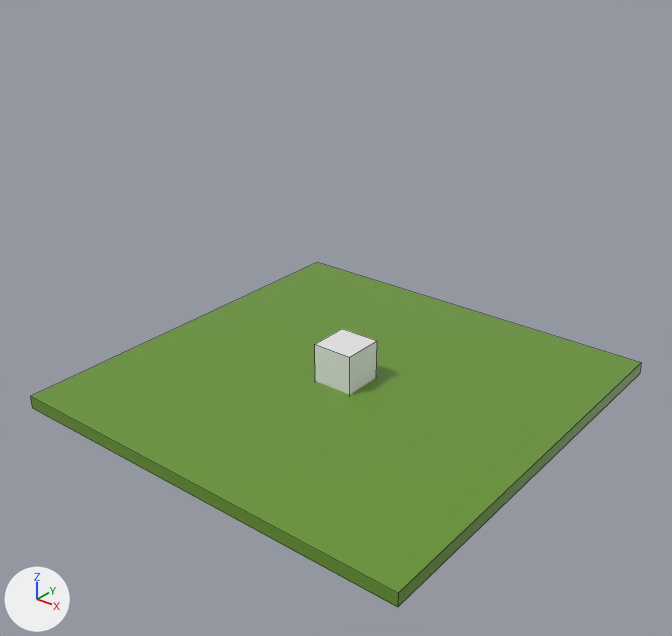
A saved change to the Blender file Assets/Models/PizzaDelivery.blend.
Before and after are seen from a 50 mm camera at (23.0, -29.5, 21.6) aimed at (0.5, -1.4, 4.1). Arrows for +X, +Y and +Z are at lower left; the lights stay in place. Mesh edges are drawn as thin lines.
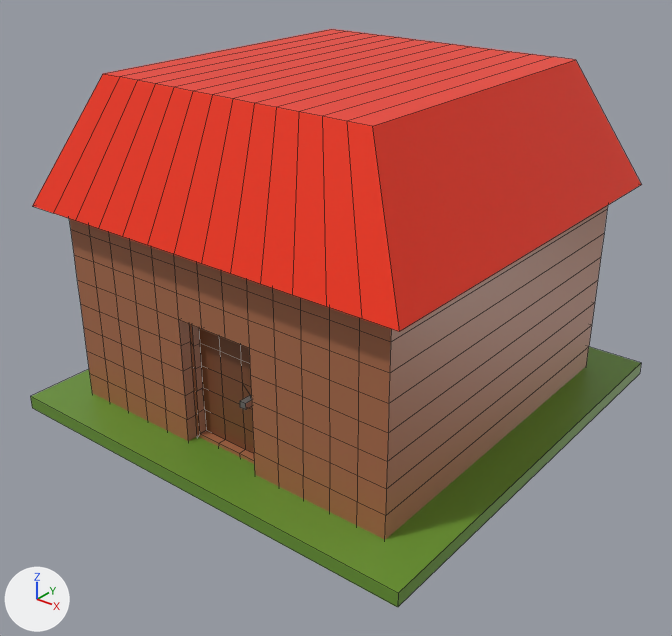
Changed parts and their boxes (x1, y1, x2, y2) in the pictures (672 x 636 px):
'House', added (red)
    after: (33, 29, 642, 539)
'Cube.001', deleted
    before: (315, 329, 377, 395)
'Cube', unchanged, covered by the edit
    before: (31, 262, 641, 607)
    after: (31, 347, 641, 607)

What changed in the scene script:
```text
Add me_cube_001_1:
    me_cube_001_1.from_pydata(...)  # 408 vertices, 391 faces; spans x -9.1..9.1, y -9.1..9.1, z 0.2..14.5
    me_cube_001_1.materials.append(mat_material)  # picture img_imphenziapalette01_256_gradient_png
Remove ob_cube_001:
    ob_cube_001 = bpy.data.objects.new('Cube.001', me_cube_001)
    ob_cube_001.location = (0.0, 0.0, 0.0)
Add ob_house:
    ob_house = bpy.data.objects.new('House', me_cube_001_1)
    ob_house.location = (0.0, 0.0, 0.0)
```
